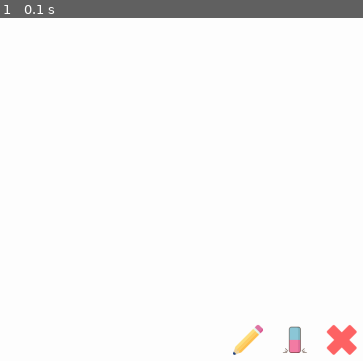
Above: before the commit, frame 1.
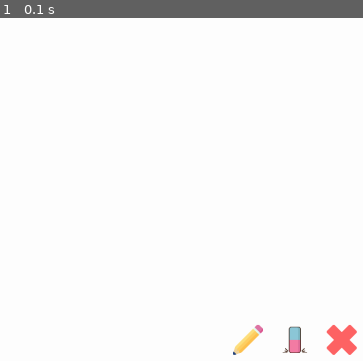
Above: after the commit, the same moment.

Repository: allexo-ai/WhiteBoard-Pygame
Game: pygame game, started from hello.py
Two runs of this game, one before a commit and one after it. Both use one fixed random seed, a clock stepped at 60 frames per second and the inputs below.
Inputs:
- Up to frame 1 (0.1 s): no input

The runs differ from the first frame. In frame 1, 0.1% of the frame differs, in the area x 64-99%, y 89-99%.

Commit message:
Version 1.0 (Second Commit)

Diff:
--- a/hello.py
+++ b/hello.py
@@ -1,4 +1,5 @@
 import pygame
+from pygame.constants import MOUSEBUTTONDOWN, MOUSEBUTTONUP
 
 # Starts the program
 pygame.init()
@@ -11,43 +12,92 @@
 icon = pygame.image.load("whiteboard.png")
 pygame.display.set_icon(icon)
 
-# Creates the pencil, eraser and X icons
+# Sets the background color (white)
+screen.fill((255, 255, 255))
+
+brush1 = pygame.image.load('brush1.png')
+brush1 = pygame.transform.scale(brush1,(4,4))
+
+brush2 = pygame.image.load('brush2.png')
+brush2 = pygame.transform.scale(brush2,(16,16))
+
+# Updates the screen
+pygame.display.update()
+
+# Creates images for the pencil, eraser and cross buttons
 pencilImg = pygame.image.load('pencil.png')
-pencilX = 800
-pencilY = 910
+eraserImg = pygame.image.load('eraser.png')
+crossImg = pygame.image.load('cross.png')
 
-eraserImg = pygame.image.load('eraser.png')
-eraserX = 900
-eraserY = 910
+# Defines buttons
+class Button():
+    def __init__(self, x, y, image):
+        self.image = image
+        self.rect = self.image.get_rect()
+        self.rect.topleft = (x,y)
+        self.clicked = False
 
-crossImg = pygame.image.load('cross.png')
-crossX = 1000
-crossY = 910
+    def draw(self):
+        action = False
+        # Gets the mouse position
+        pos = pygame.mouse.get_pos()
 
-def pencil():
-    screen.blit(pencilImg, (pencilX, pencilY))
+        if self.rect.collidepoint(pos):
+            if pygame.mouse.get_pressed()[0] == 1 and self.clicked == False:
+                self.clicked = True
+                action = True
+            if pygame.mouse.get_pressed()[0] == 0:
+                self.clicked = False
 
-def eraser():
-    screen.blit(eraserImg, (eraserX, eraserY))
+        screen.blit(self.image, (self.rect.x, self.rect.y))
 
-def cross():
-    screen.blit(crossImg, (crossX, crossY))
+        return action
+
+# Creates buttons
+pencil = Button(800, 910, pencilImg)
+eraser = Button(900, 910, eraserImg)
+cross = Button(1000, 910, crossImg)
+
+penclick = 0
+pendraw = 0
+
+eraseclick = 0
+erasedraw = 0
 
 # Program Loop
 running = True
 while running:
-    # Sets the background color (white)
-    screen.fill((255, 255, 255))
+
+    # Shows the pencil, eraser and X icons
+    if pencil.draw():
+        penclick = 1
+    if eraser.draw():
+        penclick = 0
+        eraseclick = 1
+    if cross.draw():
+        screen.fill((255, 255, 255))
+
+    # Gets the mouse position
+    x,y = pygame.mouse.get_pos()
 
     # Checks if the program is closed
     for event in pygame.event.get():
         if event.type == pygame.QUIT:
             running = False
-
-    # Shows the pencil, eraser and X icons
-    pencil()
-    eraser()
-    cross()
+        if penclick == 1:
+            if event.type == MOUSEBUTTONDOWN:
+                pendraw = 1
+            elif event.type == MOUSEBUTTONUP:
+                pendraw = 0
+            if pendraw == 1:
+                screen.blit(brush1,(x-2,y-2))
+        if eraseclick == 1:
+            if event.type == MOUSEBUTTONDOWN:
+                erasedraw = 1
+            elif event.type == MOUSEBUTTONUP:
+                erasedraw = 0
+            if erasedraw == 1:
+                screen.blit(brush2,(x-8,y-8))
 
     # Updates the screen
     pygame.display.update()
Binary file added: brush1.png
Binary file added: brush2.png
